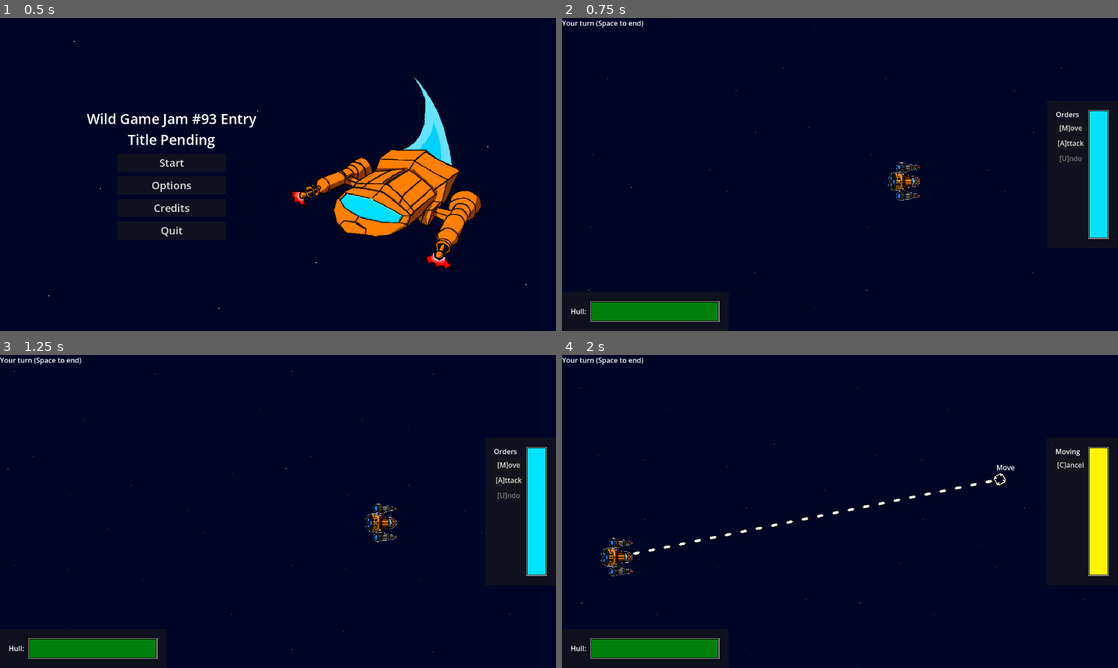
Above: before the commit, frames 1-4 (two rows, left to right).
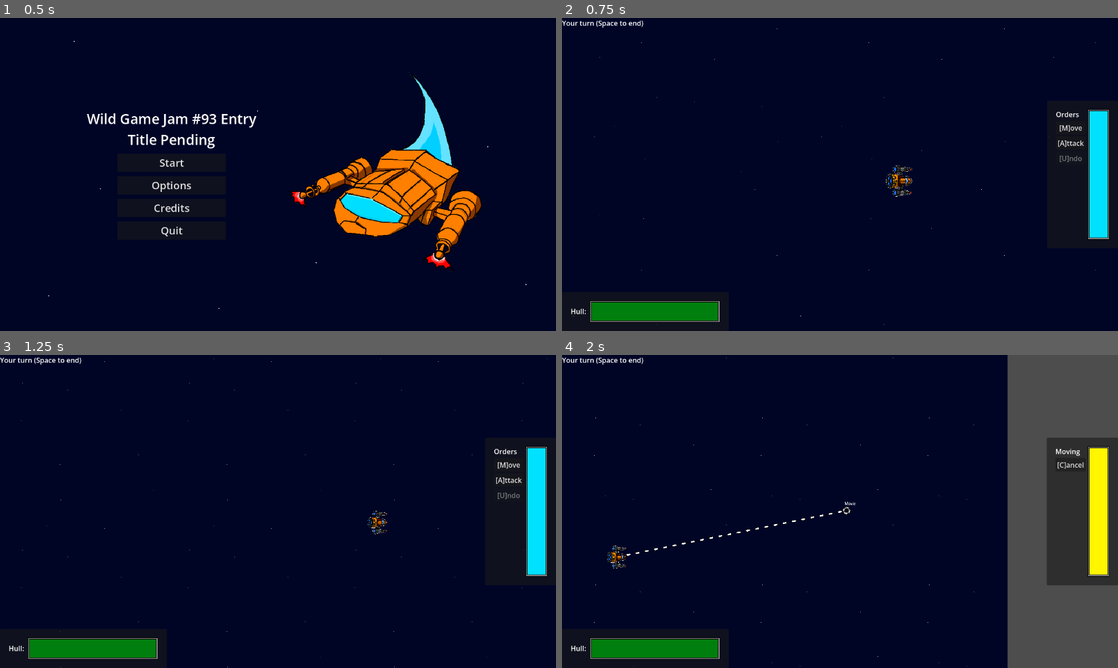
Above: after the commit, the same moments.

Repository: Sadathy/Wild-Jam-93
Game: Godot game, scene res://Scenes/main.tscn
The game is run twice, just before and just after one commit, with the same random seed, the same clock (stepped at 60 frames per second) and the same inputs.
Inputs:
- Up to frame 1 (0.5 s): no input
- Up to frame 2 (0.75 s): click "Start" at 0.5 s
- Up to frame 3 (1.25 s): no input
- Up to frame 4 (2 s): click "[M]ove" at 1.25 s

Frame 1 is identical in both runs. In frame 2, 0.4% of the frame differs, in the area x 2-96%, y 3-98%; in frame 3, 0.4%; in frame 4, 19%, in the area x 3-100%, y 0-100%.

Commit message:
Fiddling with zoom
Trying to find a value that gets good gameplay clarity while showing off art, this seems okay to me.

Diff:
--- a/wild-jam-93-project/Scripts/Player/camera.gd
+++ b/wild-jam-93-project/Scripts/Player/camera.gd
@@ -1,13 +1,13 @@
 extends Camera2D
 
-@export var max_zoom = 1.3
-@export var min_zoom = 0.7
-@export var inc_zoom = 0.3
-@export var rate_zoom = 0.6
+@export var max_zoom = 1.1
+@export var min_zoom = 0.6
+@export var inc_zoom = 0.25
+@export var rate_zoom = 1.0
 @export var camera_panning_amount = 0.08
 @onready var camera_panner: Node2D = %CameraPanner
 
-var zoom_target = 1.0
+var zoom_target = 0.6
 var desired_position = position
 var interpolate_time = 0.33
 var interpolate_speed = 0
